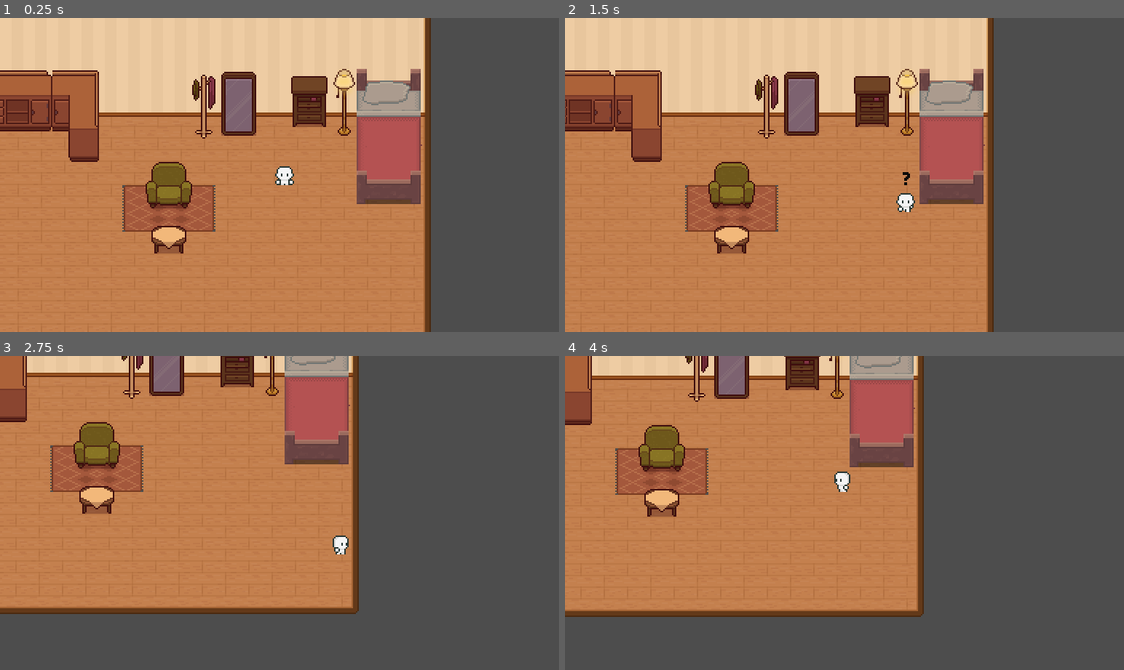
Above: before the commit, frames 1-4 (two rows, left to right).
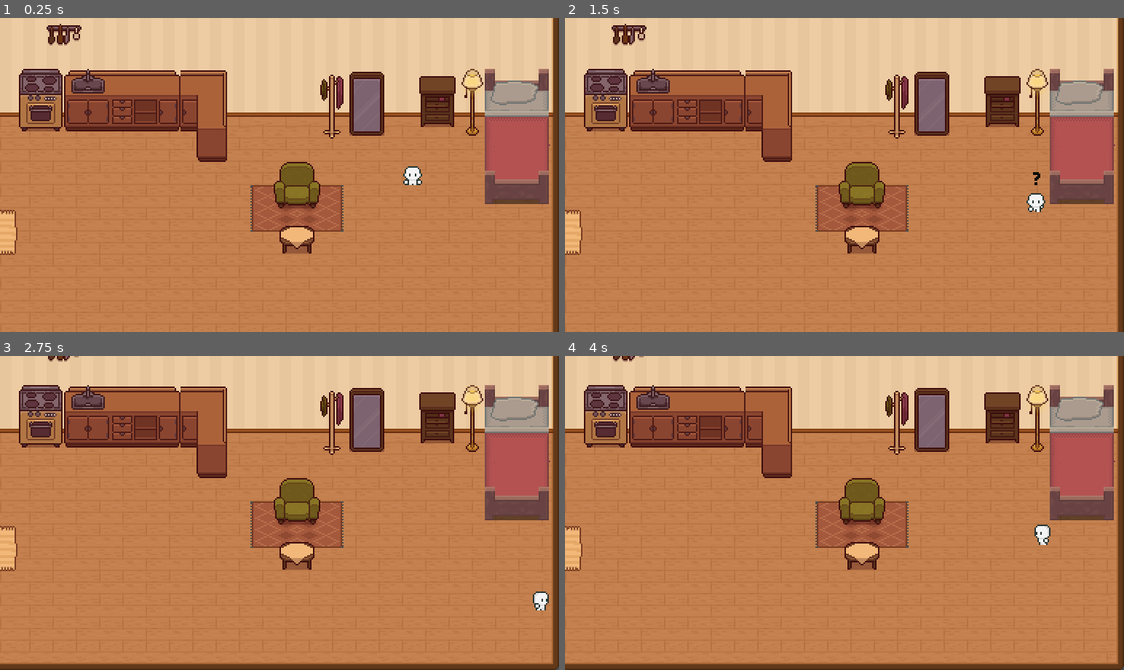
Above: after the commit, the same moments.

Repository: suin14/GameDemo
Game: Godot game, scene res://scenes/room.tscn
The game is run twice, just before and just after one commit, with the same random seed, the same clock (stepped at 60 frames per second) and the same inputs.
Inputs:
- Up to frame 1 (0.25 s): no input
- Up to frame 2 (1.5 s): tap Enter at 0.5 s; hold D (move_right) 0.53-1.28 s; hold E (interact) 0.53-1.28 s; hold S (move_down) from 1.28 s (still down); tap E (interact) at 1.35 s
- Up to frame 3 (2.75 s): release S (move_down) at 2.03 s; hold D (move_right) from 2.03 s (still down); hold E (interact) from 2.03 s (still down)
- Up to frame 4 (4 s): release D (move_right) at 2.78 s; release E (interact) at 2.78 s; hold W (move_up) 2.78-3.53 s; tap E (interact) at 2.85 s; hold A (move_left) from 3.53 s (still down); hold E (interact) from 3.53 s (still down)

The runs differ from the first frame. In frame 1, 47% of the frame differs, in the area x 0-100%, y 0-100%; in frame 2, 47%; in frame 3, 72%; in frame 4, 71%.
Error before the commit: Parse Error: Identifier "SoundManager" not declared in the current scope. (res://scenes/room.gd:25)

Commit message:
修好丢失node的问题

Diff:
--- a/project.godot
+++ b/project.godot
@@ -14,6 +14,11 @@
 run/main_scene="res://scenes/room.tscn"
 config/features=PackedStringArray("4.2", "GL Compatibility")
 config/icon="res://icon.svg"
+
+[autoload]
+
+Game="*res://scenes/globals/game.tscn"
+SoundManager="*res://scenes/globals/sound_manager.tscn"
 
 [display]
 
--- a/scenes/UI/volume_slider.tscn
+++ /dev/null
@@ -1,7 +0,0 @@
-[gd_scene format=3 uid="uid://djffrcdw3tp77"]
-
-[node name="VolumeSlider" type="HSlider"]
-offset_right = 260.0
-offset_bottom = 16.0
-max_value = 1.0
-step = 0.1
--- /dev/null
+++ b/scenes/globals/game.gd
@@ -0,0 +1,31 @@
+extends Node
+
+@onready var color_rect: ColorRect = $Black/ColorRect
+
+
+func _ready() -> void:
+	color_rect.color.a = 0
+
+func change_scene(path: String, entry_point: String) -> void:
+	var tree := get_tree()
+
+	tree.paused = true    #转场暂停场景
+	# 转场变黑动画
+	var tween := create_tween()
+	tween.set_pause_mode(Tween.TWEEN_PAUSE_PROCESS)
+	tween.tween_property(color_rect, "color:a", 1, 0.2)
+	await tween.finished
+
+	tree.change_scene_to_file(path)
+	await tree.tree_changed
+
+	for node in tree.get_nodes_in_group("entry_points"):
+		if node.name == entry_point:
+			tree.current_scene.update_player(node.global_position)
+			break
+
+	tree.paused = false
+	# 转场结束动画
+	tween = create_tween()
+	tween.set_pause_mode(Tween.TWEEN_PAUSE_PROCESS)
+	tween.tween_property(color_rect, "color:a", 0, 0.2)
--- /dev/null
+++ b/scenes/globals/game.tscn
@@ -0,0 +1,17 @@
+[gd_scene load_steps=2 format=3 uid="uid://dmh2gtg2tc3qm"]
+
+[ext_resource type="Script" path="res://scenes/globals/game.gd" id="1_1fjge"]
+
+[node name="Game" type="Node"]
+script = ExtResource("1_1fjge")
+
+[node name="Black" type="CanvasLayer" parent="."]
+layer = 99
+
+[node name="ColorRect" type="ColorRect" parent="Black"]
+anchors_preset = 15
+anchor_right = 1.0
+anchor_bottom = 1.0
+grow_horizontal = 2
+grow_vertical = 2
+color = Color(0, 0, 0, 0)
--- a/scenes/globals/sound_manager.gd
+++ b/scenes/globals/sound_manager.gd
@@ -0,0 +1,21 @@
+extends Node
+
+enum Bus {
+	MASTER, BGM, SFX
+}
+
+@onready var sfx: Node = $SFX
+@onready var bgm_player: AudioStreamPlayer = $BGMPlayer
+
+func play_sfx(name: String) -> void:
+	var player := sfx.get_node(name) as AudioStreamPlayer
+
+	if not player:
+		return
+	player.play()
+
+func play_bgm(stream: AudioStream) -> void:
+	if bgm_player.stream == stream and bgm_player.playing:
+		return
+	bgm_player.stream = stream
+	bgm_player.play()
--- /dev/null
+++ b/scenes/globals/sound_manager.tscn
@@ -0,0 +1,22 @@
+[gd_scene load_steps=4 format=3 uid="uid://dw2n2cqr2ku4o"]
+
+[ext_resource type="AudioStream" uid="uid://b6i7cyyu2q2nr" path="res://assets/audio/sfx/impactGlass_heavy_002.ogg" id="1_1tsl0"]
+[ext_resource type="Script" path="res://scenes/globals/sound_manager.gd" id="1_yt58j"]
+[ext_resource type="AudioStream" uid="uid://c2duvno8hbv4a" path="res://assets/audio/sfx/impactTin_medium_003.ogg" id="2_8w1vj"]
+
+[node name="SoundManager" type="Node"]
+process_mode = 3
+script = ExtResource("1_yt58j")
+
+[node name="SFX" type="Node" parent="."]
+
+[node name="UIPress" type="AudioStreamPlayer" parent="SFX"]
+stream = ExtResource("1_1tsl0")
+bus = &"SFX"
+
+[node name="UIFocus" type="AudioStreamPlayer" parent="SFX"]
+stream = ExtResource("2_8w1vj")
+bus = &"SFX"
+
+[node name="BGMPlayer" type="AudioStreamPlayer" parent="."]
+bus = &"BGM"
--- a/scripts/classes/Teleport.gd
+++ b/scripts/classes/Teleport.gd
@@ -6,6 +6,6 @@
 
 func interact() -> void:
 	super()
-	SoundManager.play_sfx("UIPress")
+	#SoundManager.play_sfx("UIPress")
 	Game.change_scene(path, entry_point) #{entry_point=entry_point}
 	print("[传送] %s" %entry_point)
